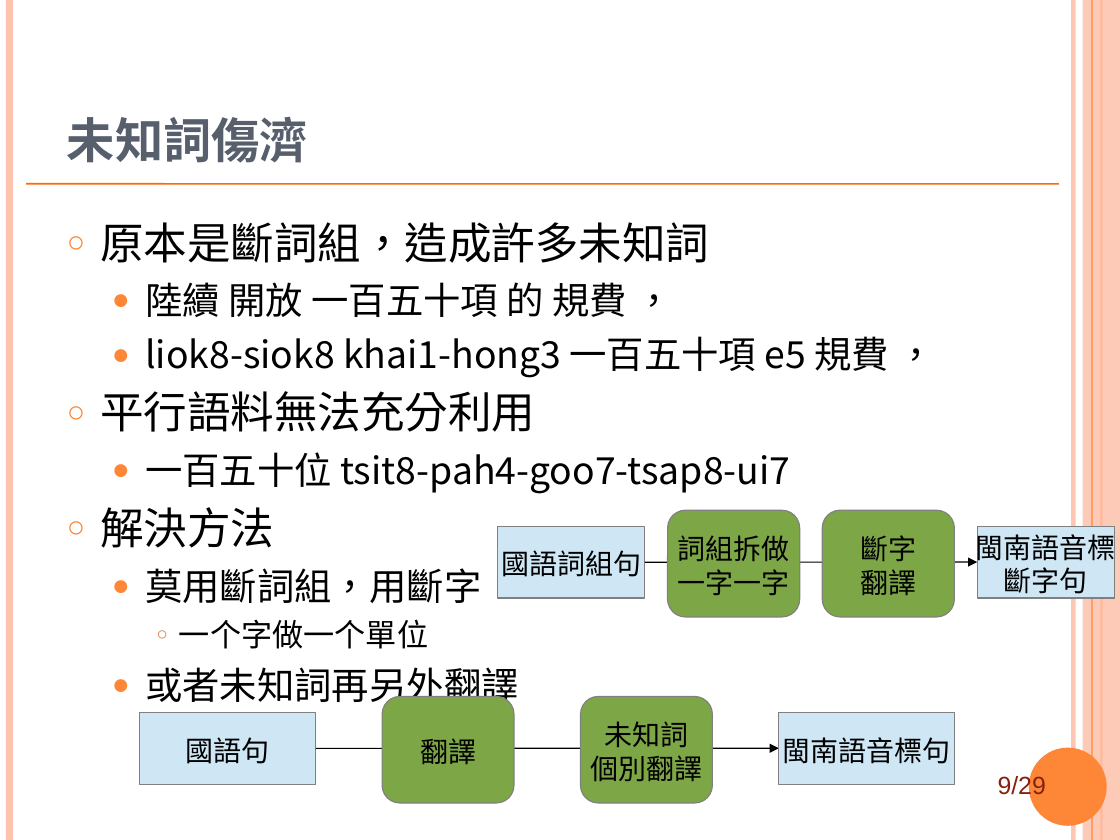
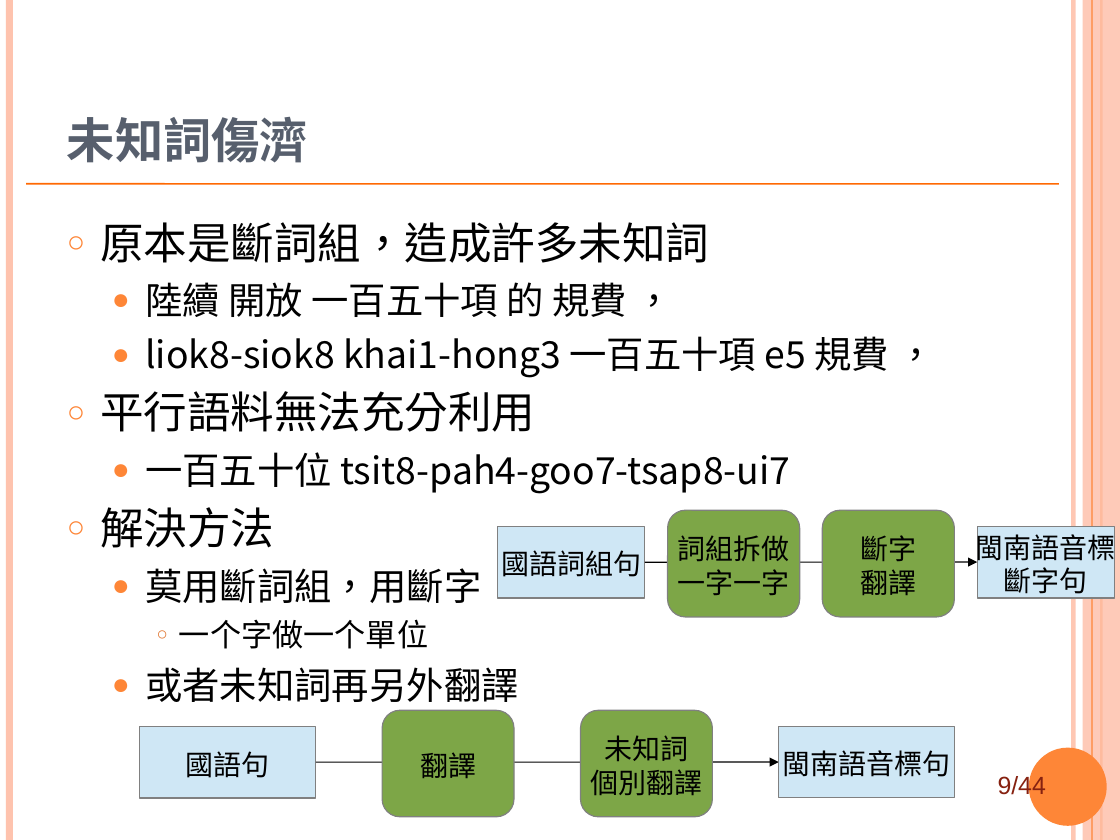
Before and after one commit to sih4sing5hong5/po3-ko3_tau5-iann2-phinn3, a slide deck: slide 9 of 翻譯報告.ppt. Drawn at 1120x840 pixels with LibreOffice and Linux fonts; fonts in the diff are those of the drawing; background and template pictures are left out. Boxes give left, top, right and bottom in pixels: in the first picture for what was removed or moved away, otherwise in the second. Text is boxed around its words. In the diff, an @@ line names an element or a change of style, - is before the commit and + after.

```diff
--- a/翻譯報告.ppt
+++ b/翻譯報告.ppt
@@ 2 rounded rectangles, 2 rectangles, 1 arrow: place and size @@
-2 rounded rectangles, 2 rectangles, 1 arrow at <box>140,697,954,803</box>
+2 rounded rectangles, 2 rectangles, 1 arrow at <box>140,710,954,816</box>
@@ page number at <box>998,774,1046,800</box>: text changed @@
-9/29
+9/44
```
Also in this commit, not shown: 11 other slides changed, 1 slide added.
